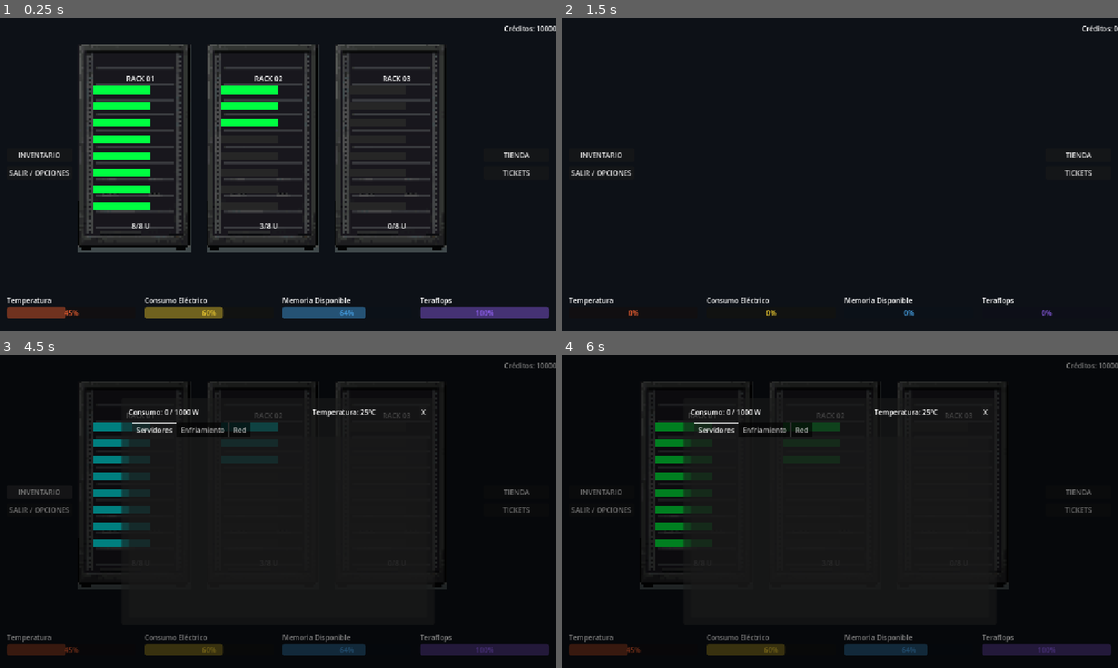
Above: before the commit, frames 1-4 (two rows, left to right).
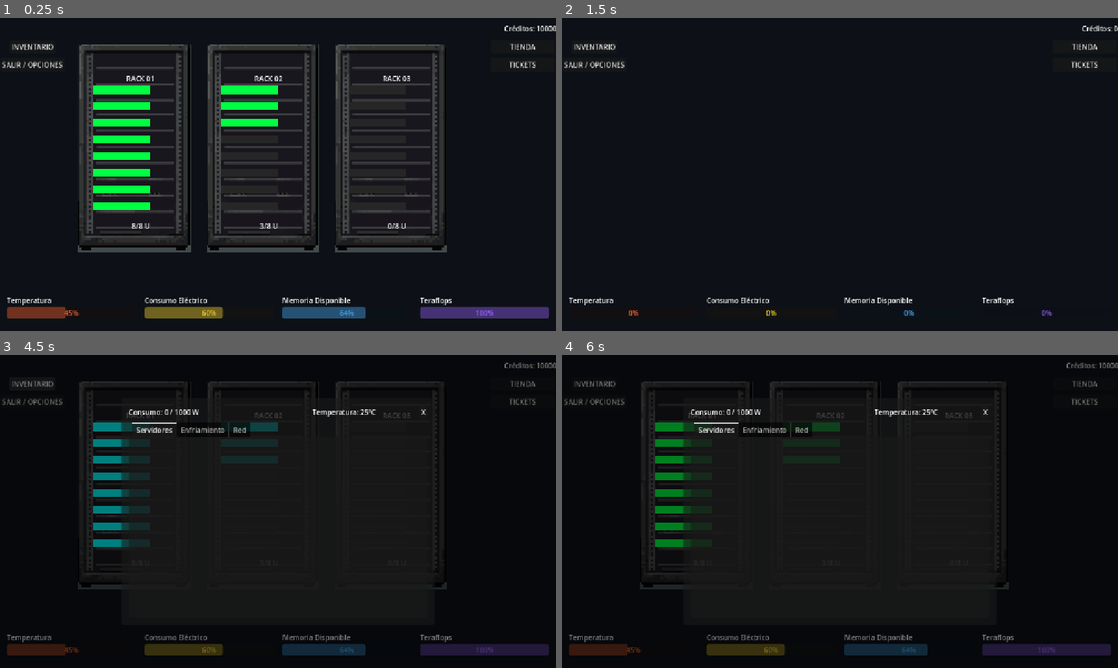
Above: after the commit, the same moments.

Repository: ernestomorquecho/cyber-tycoon
Game: Godot game, scene res://Escenas/Dashboard.tscn
Same seed, same stepped clock (60 frames per second), same inputs: the game is played once before the commit and once after it.
Inputs:
- Up to frame 1 (0.25 s): no input
- Up to frame 2 (1.5 s): click "INVENTARIO" at 0.5 s; click "X" at 1.25 s
- Up to frame 3 (4.5 s): click "TIENDA" at 2 s; click "TICKETS" at 2.75 s; click "✕" at 3.5 s; click "INVENTARIO" at 4.25 s
- Up to frame 4 (6 s): click "TIENDA" at 5 s; click "TICKETS" at 5.75 s

The runs differ from the first frame. In frame 1, 0.8% of the frame differs, in the area x 0-97%, y 8-51%; in frame 2, 0.8%; in frame 3, 0.6%; in frame 4, 0.6%.

Commit message:
Actualiza escena Dashboard tras reorganizar carpeta frontend

Diff:
--- a/Escenas/Dashboard.tscn
+++ b/Escenas/Dashboard.tscn
@@ -42,21 +42,23 @@
 anchors_preset = 4
 anchor_top = 0.5
 anchor_bottom = 0.5
-offset_left = 16.0
-offset_top = -60.0
-offset_right = 166.0
-offset_bottom = 60.0
+offset_top = -309.0
+offset_right = 150.0
+offset_bottom = 271.0
 grow_vertical = 2
 theme_override_constants/separation = 10
 
 [node name="InventarioButton" type="Button" parent="LeftNav" unique_id=518174460]
 unique_name_in_owner = true
 layout_mode = 2
+size_flags_horizontal = 4
+size_flags_vertical = 4
 text = "INVENTARIO"
 
 [node name="SalirButton" type="Button" parent="LeftNav" unique_id=1723106907]
 unique_name_in_owner = true
 layout_mode = 2
+size_flags_horizontal = 4
 text = "SALIR / OPCIONES"
 
 [node name="RightNav" type="VBoxContainer" parent="." unique_id=1568398813]
@@ -66,10 +68,10 @@
 anchor_top = 0.5
 anchor_right = 1.0
 anchor_bottom = 0.5
-offset_left = -166.0
-offset_top = -60.0
-offset_right = -16.0
-offset_bottom = 60.0
+offset_left = -150.0
+offset_top = -309.0
+offset_right = -2.5150146
+offset_bottom = 271.0
 grow_horizontal = 0
 grow_vertical = 2
 theme_override_constants/separation = 10
